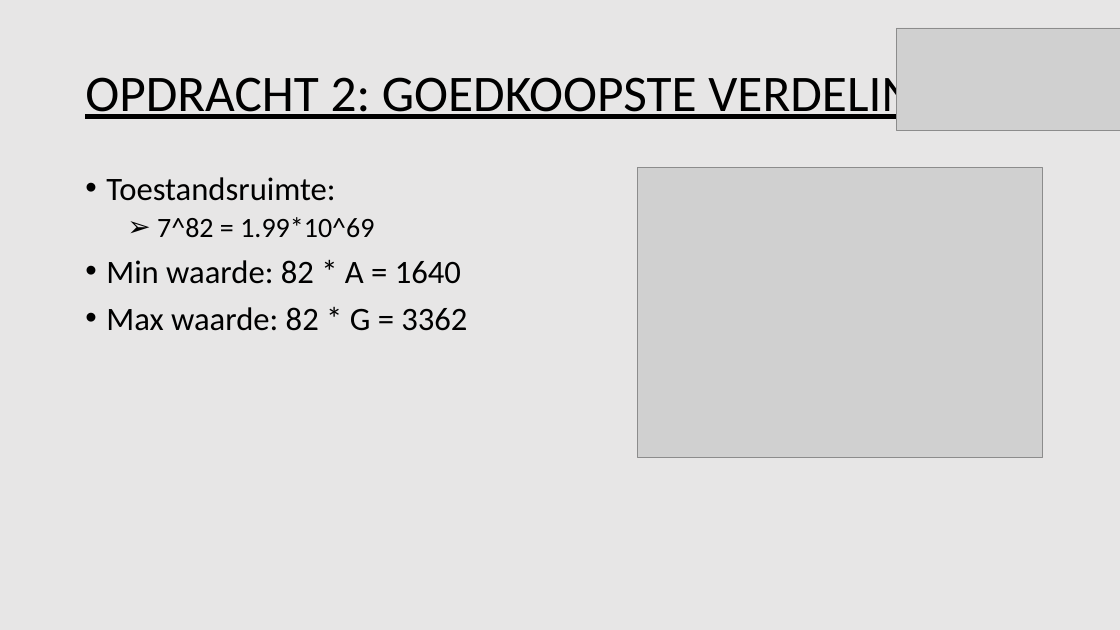
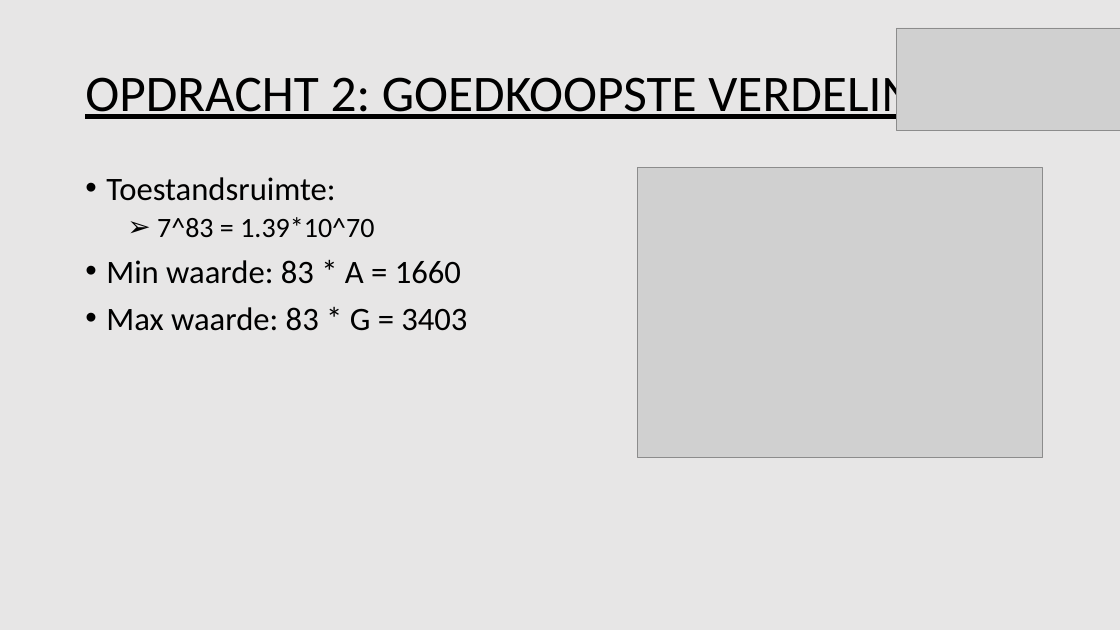
Before and after one commit to Tomttaw/Radio-Russia, a slide deck: slide 8 of eindpresentatie.pptx. Drawn at 1120x630 pixels with LibreOffice and Linux fonts; fonts in the diff are those of the drawing; grey boxes stand for pictures. Boxes give left, top, right and bottom in pixels: in the first picture for what was removed or moved away, otherwise in the second. Text is boxed around its words. In the diff, an @@ line names an element or a change of style, - is before the commit and + after.

```diff
--- a/eindpresentatie.pptx
+++ b/eindpresentatie.pptx
@@ text at <box>106,217,467,331</box>: text changed @@
-  ➢ 7^82 = 1.99*10^69
-• Min waarde: 82 * A = 1640
-• Max waarde: 82 * G = 3362
+  ➢ 7^83 = 1.39*10^70
+• Min waarde: 83 * A = 1660
+• Max waarde: 83 * G = 3403
```
Also in this commit, not shown: 1 other slide changed, 3 slides added, 1 slide removed, 7 other files.
